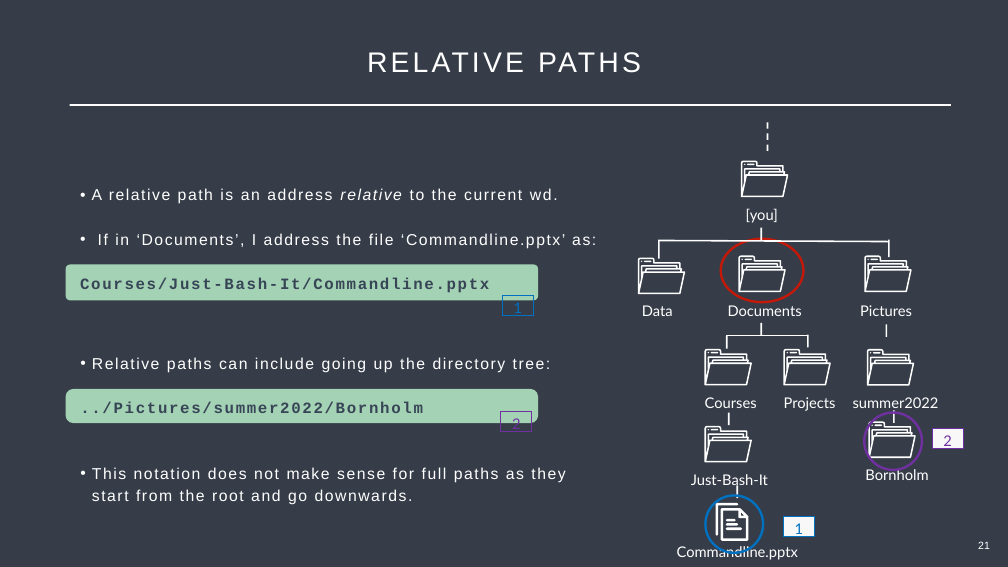
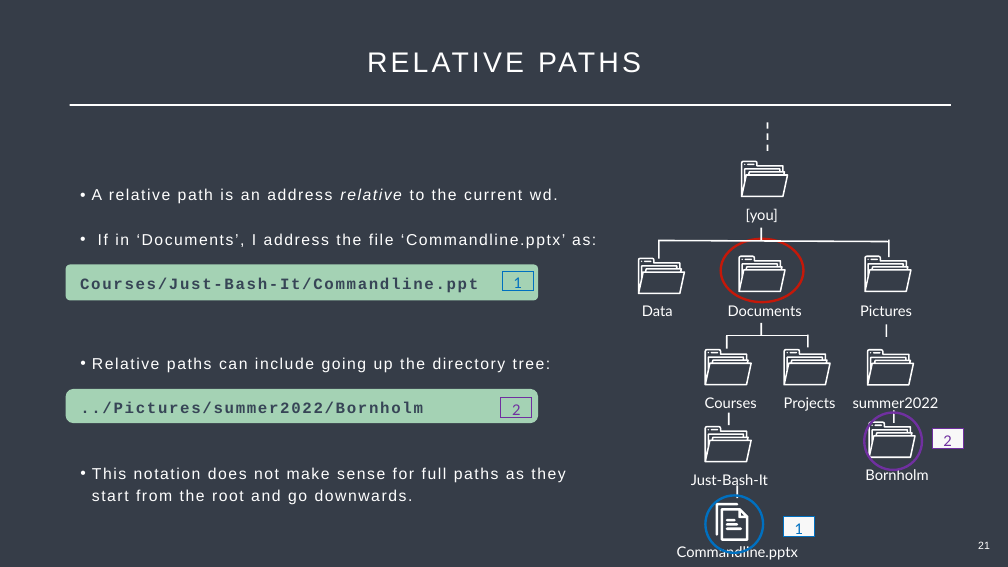
Before and after one commit to Center-for-Health-Data-Science/Just-Bash-It, a slide deck: slide 21 of Teachers/Just_Bash_It_Slideshow.pptx. Drawn at 1008x567 pixels with LibreOffice and Linux fonts; fonts in the diff are those of the drawing. Boxes give left, top, right and bottom in pixels: in the first picture for what was removed or moved away, otherwise in the second. Text is boxed around its words. In the diff, an @@ line names an element or a change of style, - is before the commit and + after.

```diff
--- a/Teachers/Just_Bash_It_Slideshow.pptx
+++ b/Teachers/Just_Bash_It_Slideshow.pptx
@@ text at (x1=80, y1=277, x2=478, y2=292): text changed @@
-Courses/Just-Bash-It/Commandline.pptx
+Courses/Just-Bash-It/Commandline.ppt
@@ rectangle "1" moved from (x1=503, y1=296, x2=533, y2=316) to (x1=503, y1=271, x2=533, y2=291) @@
@@ rectangle "2" moved from (x1=501, y1=412, x2=531, y2=432) to (x1=501, y1=398, x2=531, y2=418) @@
```
Also in this commit, not shown: 7 other slides changed, 7 slides added, 3 other files.
